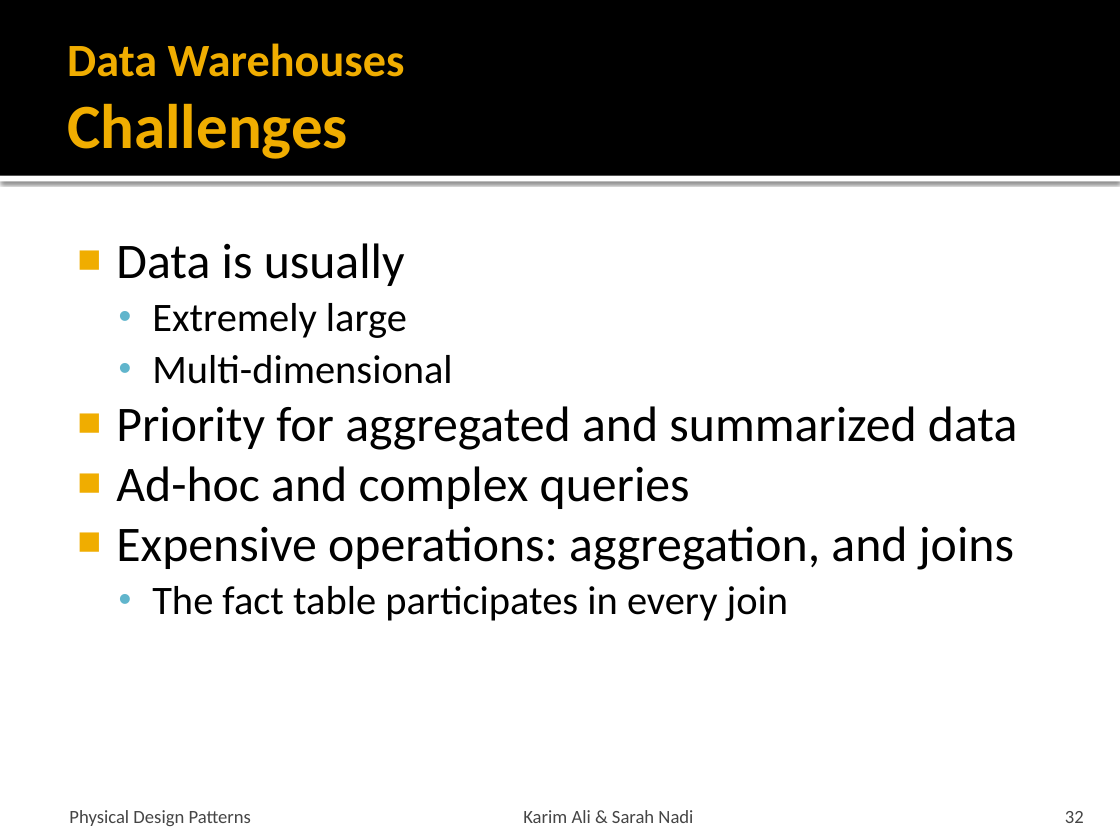
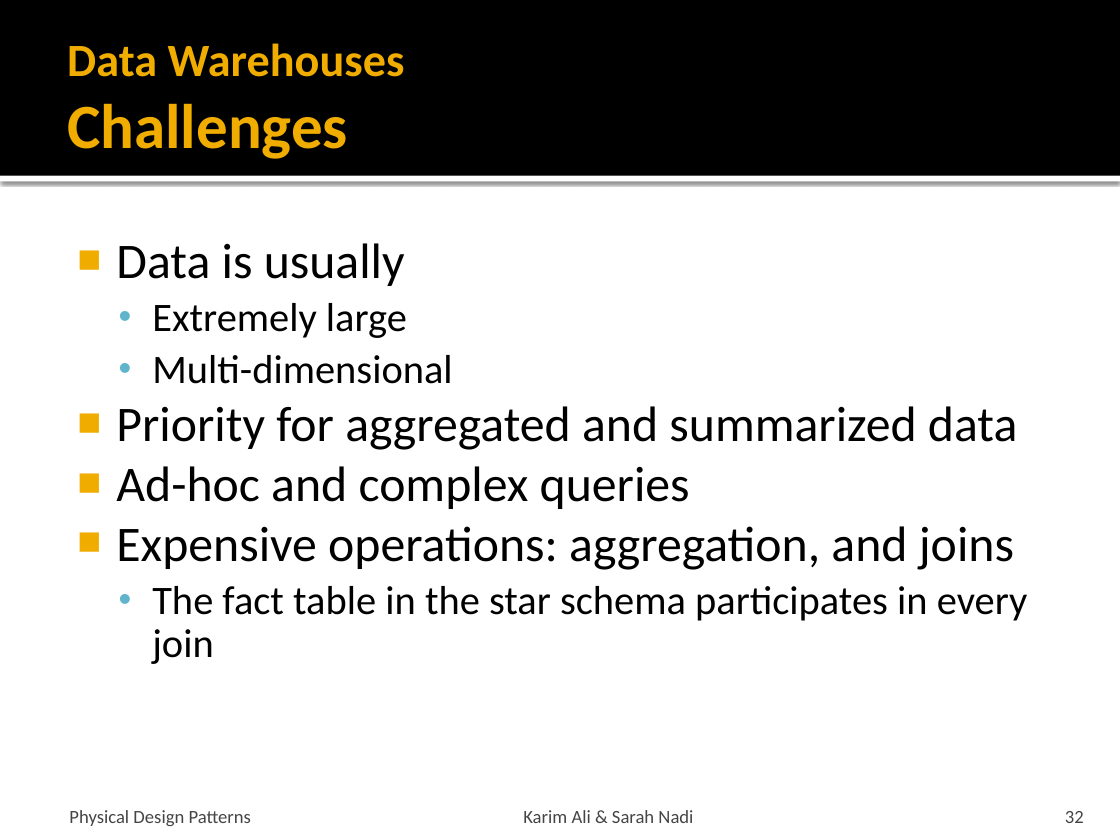
Before and after one commit to snadi/cs848-db, a slide deck: slide 32 of cs848-db/PhysDesignPres.pptx. Drawn at 1120x840 pixels with LibreOffice and Linux fonts; fonts in the diff are those of the drawing. Boxes give left, top, right and bottom in pixels: in the first picture for what was removed or moved away, otherwise in the second. Text is boxed around its words. In the diff, an @@ line names an element or a change of style, - is before the commit and + after.

```diff
--- a/cs848-db/PhysDesignPres.pptx
+++ b/cs848-db/PhysDesignPres.pptx
@@ text at box(152, 586, 1028, 664): text changed @@
-  • The fact table participates in every join
+  • The fact table in the star schema participates in every join
```
Also in this commit, not shown: 5 other slides changed, 3 other files.
